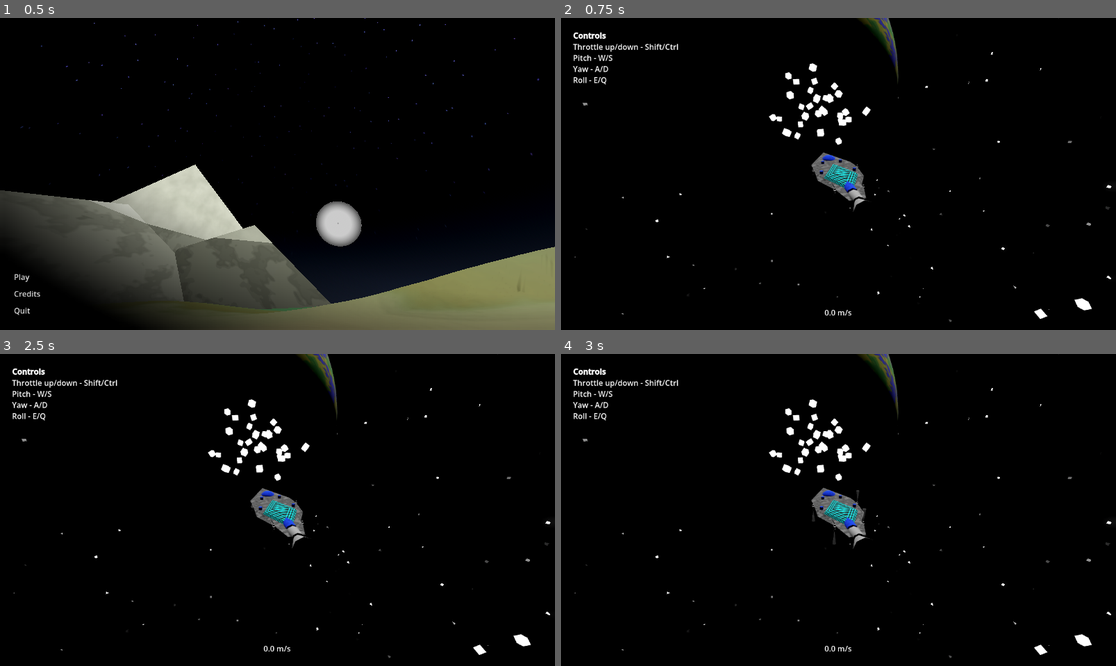
Above: before the commit, frames 1-4 (two rows, left to right).
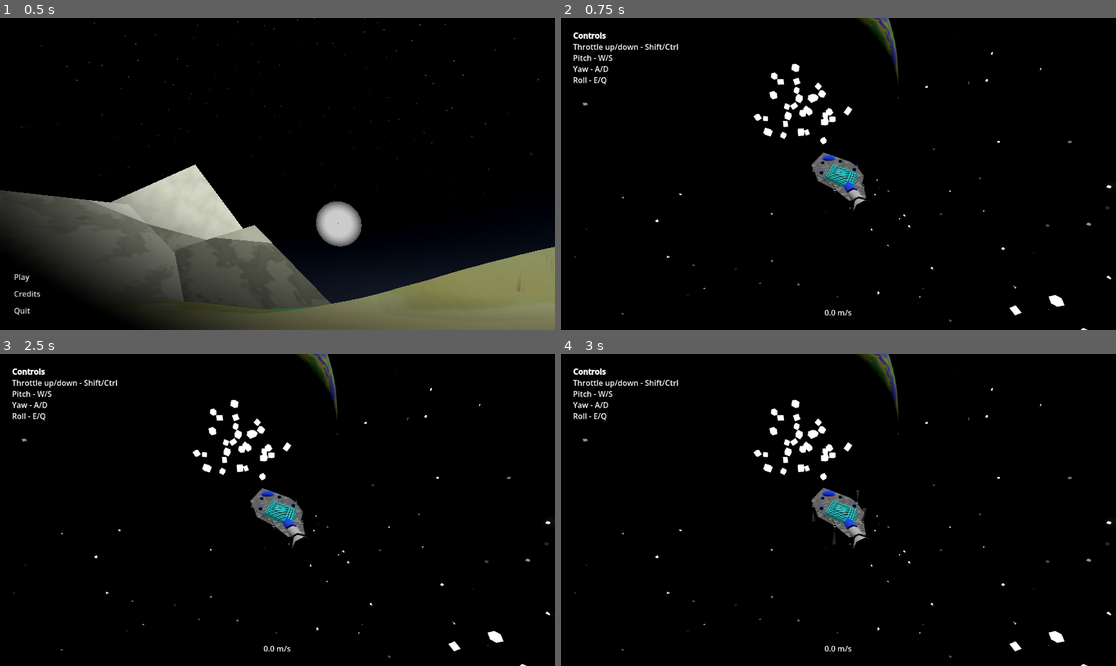
Above: after the commit, the same moments.

Repository: Ortley/black-hole-stars
Game: Godot game, scene res://scene/init.tscn
Same seed, same stepped clock (60 frames per second), same inputs: the game is played once before the commit and once after it.
Inputs (mouse positions are in pixels of both pictures, inside the frame that each line leads up to):
- Up to frame 1 (0.5 s): no input
- Up to frame 2 (0.75 s): click "Play" at 0.5 s
- Up to frame 3 (2.5 s): tap Enter at 1.25 s; move the mouse to (399, 494) at 1.27 s; hold E (roll_right) 1.28-2.03 s; hold Space (sas) 1.28-2.03 s; click (399, 494) at 1.42 s; move the mouse to (166, 525) at 2.02 s; hold Down from 2.03 s (still down); tap S (test_cam_backward) at 2.1 s
- Up to frame 4 (3 s): move the mouse to (894, 441) at 2.77 s; release Down at 2.78 s; hold E (roll_right) from 2.78 s (still down); tap W (test_cam_forward) at 2.85 s

Frame 1 is identical in both runs. In frame 2, 1.6% of the frame differs, in the area x 34-96%, y 14-100%; in frame 3, 1.5%; in frame 4, 1.6%.

Commit message:
Use camera orbit root instead of final position for origin shifting

Diff:
--- a/script/space-manager.gd
+++ b/script/space-manager.gd
@@ -8,6 +8,7 @@
 
 @onready var smartmobile: NormalSpaceBody = $"../World/Normal/Smartmobile"
 
+var normal_cam_root := DoubleVector.new(0, 0, 0)
 var normal_cam_pos := DoubleVector.new(-2.869, 4.592, 10.709)
 var cam_basis := Basis.IDENTITY.rotated(Vector3.RIGHT, -PI/8).rotated(Vector3.UP, -PI/12)
 var mouse_sens := 0.005
@@ -26,9 +27,9 @@
 	shift()
 
 func shift() -> void:
-	origin.x = normal_cam_pos.x
-	origin.y = normal_cam_pos.y
-	origin.z = normal_cam_pos.z
+	origin.x = normal_cam_root.x
+	origin.y = normal_cam_root.y
+	origin.z = normal_cam_root.z
 
 	print("shiftin time!")
 
@@ -42,19 +43,22 @@
 
 
 func _physics_process(delta: float) -> void:
-	var a = smartmobile.real_pos.vec3() + zoom * cam_basis.z
-	normal_cam_pos.x = a.x
-	normal_cam_pos.y = a.y
-	normal_cam_pos.z = a.z
-	var diff := normal_cam_pos.sub(origin)
+	var a = smartmobile.real_pos.vec3()# + zoom * cam_basis.z
+	normal_cam_root.x = a.x
+	normal_cam_root.y = a.y
+	normal_cam_root.z = a.z
+	var diff := normal_cam_root.sub(origin)
 	if diff.length_squared() > threshold_squared:
 		shift()
 
-	var new = Vector3(normal_cam_pos.x - origin.x, normal_cam_pos.y - origin.y, normal_cam_pos.z - origin.z)
+	var new = Vector3(
+		normal_cam_root.x + zoom * cam_basis.z.x - origin.x,
+		normal_cam_root.y + zoom * cam_basis.z.y - origin.y,
+		normal_cam_root.z + zoom * cam_basis.z.z - origin.z)
 	normal_cam.position = new
 	normal_cam.basis = cam_basis
 
-	new = Vector3(normal_cam_pos.x / scale, normal_cam_pos.y / scale, normal_cam_pos.z / scale)
+	new /= scale#Vector3(normal_cam_root.x / scale, normal_cam_root.y / scale, normal_cam_root.z / scale)
 	scaled_cam.position = new
 	scaled_cam.basis = cam_basis
 
